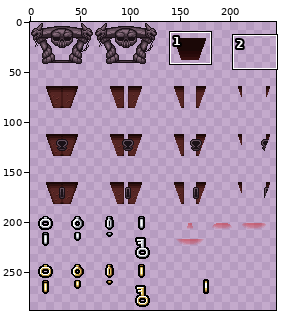
Sprite sheet: resources/gfx/grid/00_rd_bossdoor.png. Above, an overview of the earlier version with the close-up marked.
Close-up. As it was:
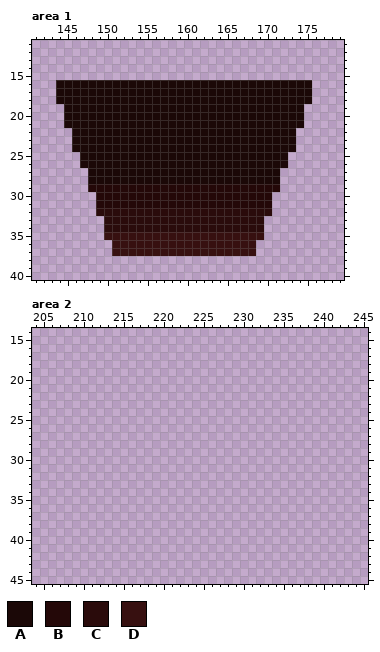
The file is 256x288 pixels. Pixels under 10% opacity are left out. Colours within 5 levels of each other are drawn and written as one. Shown: area 1: x 141..179, y 11..40; area 2: x 204..245, y 14..45. The wide view leaves out empty margins.
Palette (. is transparent): A #1b0807  B #240808  C #2a0b0b  D #371010
New version:
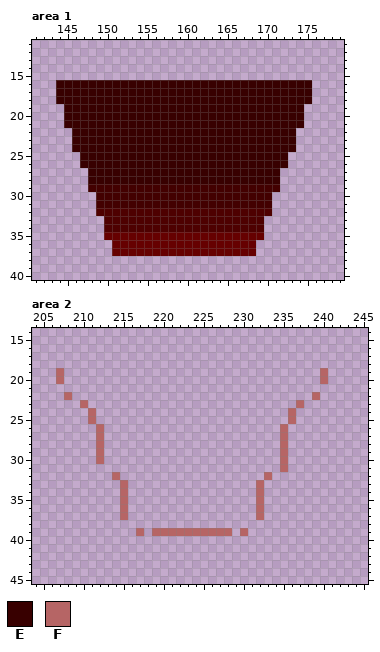
Colours new in this view: E #380000  F #b66565
The edit:
{"colour":"B","old":"#240808","new":"#430000"}
{"colour":"C","old":"#2a0b0b","new":"#4e0000"}
{"colour":"D","old":"#371010","new":"#660000"}
{"where": "area 1"}
{"y":16,"x":144,"old":"AAAAAAAAAAAAAAAAAAAAAAAAAAAAAAAA","new":"EEEEEEEEEEEEEEEEEEEEEEEEEEEEEEEE"}
{"y":17,"x":144,"old":"AAAAAAAAAAAAAAAAAAAAAAAAAAAAAAAA","new":"EEEEEEEEEEEEEEEEEEEEEEEEEEEEEEEE"}
{"y":18,"x":144,"old":"AAAAAAAAAAAAAAAAAAAAAAAAAAAAAAAA","new":"EEEEEEEEEEEEEEEEEEEEEEEEEEEEEEEE"}
{"y":19,"x":145,"old":"AAAAAAAAAAAAAAAAAAAAAAAAAAAAAA","new":"EEEEEEEEEEEEEEEEEEEEEEEEEEEEEE"}
{"y":20,"x":145,"old":"AAAAAAAAAAAAAAAAAAAAAAAAAAAAAA","new":"EEEEEEEEEEEEEEEEEEEEEEEEEEEEEE"}
{"y":21,"x":145,"old":"AAAAAAAAAAAAAAAAAAAAAAAAAAAAAA","new":"EEEEEEEEEEEEEEEEEEEEEEEEEEEEEE"}
{"y":22,"x":146,"old":"AAAAAAAAAAAAAAAAAAAAAAAAAAAA","new":"EEEEEEEEEEEEEEEEEEEEEEEEEEEE"}
{"y":23,"x":146,"old":"AAAAAAAAAAAAAAAAAAAAAAAAAAAA","new":"EEEEEEEEEEEEEEEEEEEEEEEEEEEE"}
{"y":24,"x":146,"old":"AAAAAAAAAAAAAAAAAAAAAAAAAAAA","new":"EEEEEEEEEEEEEEEEEEEEEEEEEEEE"}
{"y":25,"x":147,"old":"AAAAAAAAAAAAAAAAAAAAAAAAAA","new":"EEEEEEEEEEEEEEEEEEEEEEEEEE"}
{"y":26,"x":147,"old":"AAAAAAAAAAAAAAAAAAAAAAAAAA","new":"EEEEEEEEEEEEEEEEEEEEEEEEEE"}
{"y":27,"x":148,"old":"AAAAAAAAAAAAAAAAAAAAAAAA","new":"EEEEEEEEEEEEEEEEEEEEEEEE"}
{"y":28,"x":148,"old":"AAAAAAAAAAAAAAAAAAAAAAAA","new":"EEEEEEEEEEEEEEEEEEEEEEEE"}
{"where": "area 2"}
{"y":19,"x":207,"old":".","new":"F"}
{"y":19,"x":240,"old":".","new":"F"}
{"y":20,"x":207,"old":".","new":"F"}
{"y":20,"x":240,"old":".","new":"F"}
{"y":22,"x":208,"old":".","new":"F"}
{"y":22,"x":239,"old":".","new":"F"}
{"y":23,"x":210,"old":".","new":"F"}
{"y":23,"x":237,"old":".","new":"F"}
{"y":24,"x":211,"old":".","new":"F"}
{"y":24,"x":236,"old":".","new":"F"}
{"y":25,"x":211,"old":".","new":"F"}
{"y":25,"x":236,"old":".","new":"F"}
{"y":26,"x":212,"old":".","new":"F"}
{"y":26,"x":235,"old":".","new":"F"}
{"y":27,"x":212,"old":".","new":"F"}
{"y":27,"x":235,"old":".","new":"F"}
{"y":28,"x":212,"old":".","new":"F"}
{"y":28,"x":235,"old":".","new":"F"}
{"y":29,"x":212,"old":".","new":"F"}
{"y":29,"x":235,"old":".","new":"F"}
{"y":30,"x":212,"old":".","new":"F"}
{"y":30,"x":235,"old":".","new":"F"}
{"y":31,"x":235,"old":".","new":"F"}
{"y":32,"x":214,"old":".","new":"F"}
{"y":32,"x":233,"old":".","new":"F"}
{"y":33,"x":215,"old":".","new":"F"}
{"y":33,"x":232,"old":".","new":"F"}
{"y":34,"x":215,"old":".","new":"F"}
{"y":34,"x":232,"old":".","new":"F"}
{"y":35,"x":215,"old":".","new":"F"}
{"y":35,"x":232,"old":".","new":"F"}
{"y":36,"x":215,"old":".","new":"F"}
{"y":36,"x":232,"old":".","new":"F"}
{"y":37,"x":215,"old":".","new":"F"}
{"y":37,"x":232,"old":".","new":"F"}
{"y":39,"x":217,"old":".","new":"F"}
{"y":39,"x":219,"old":"..........","new":"FFFFFFFFFF"}
{"y":39,"x":230,"old":".","new":"F"}
{"label":"changed","picture_box":[56,80,312,256]}
{"label":"added","picture_box":[56,368,328,536]}
